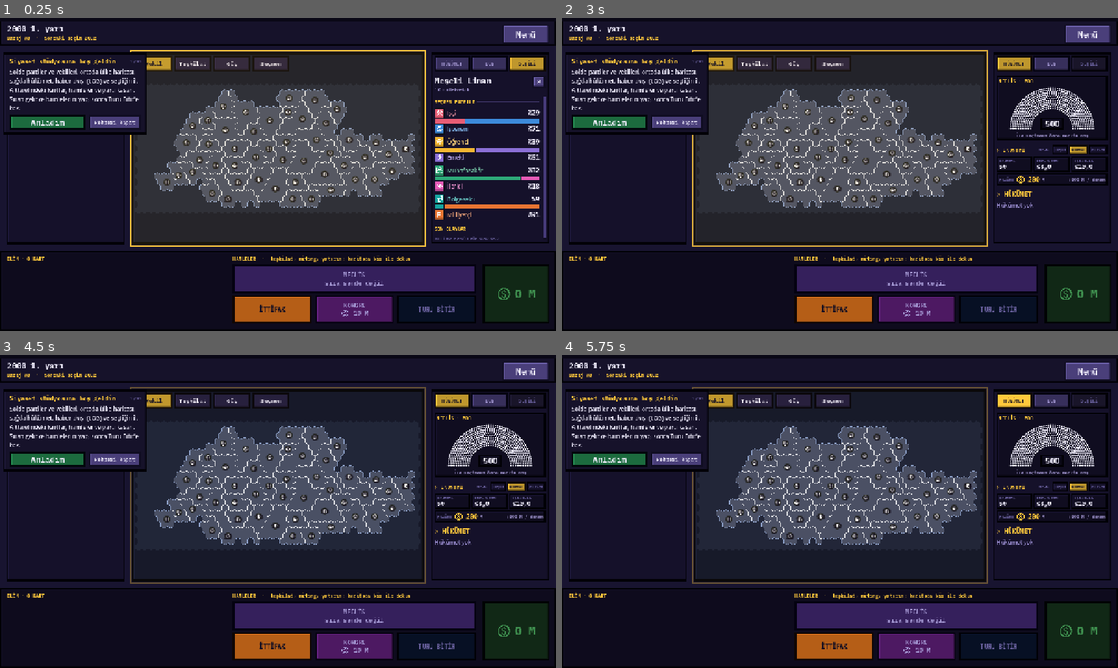
Above: before the commit, frames 1-4 (two rows, left to right).
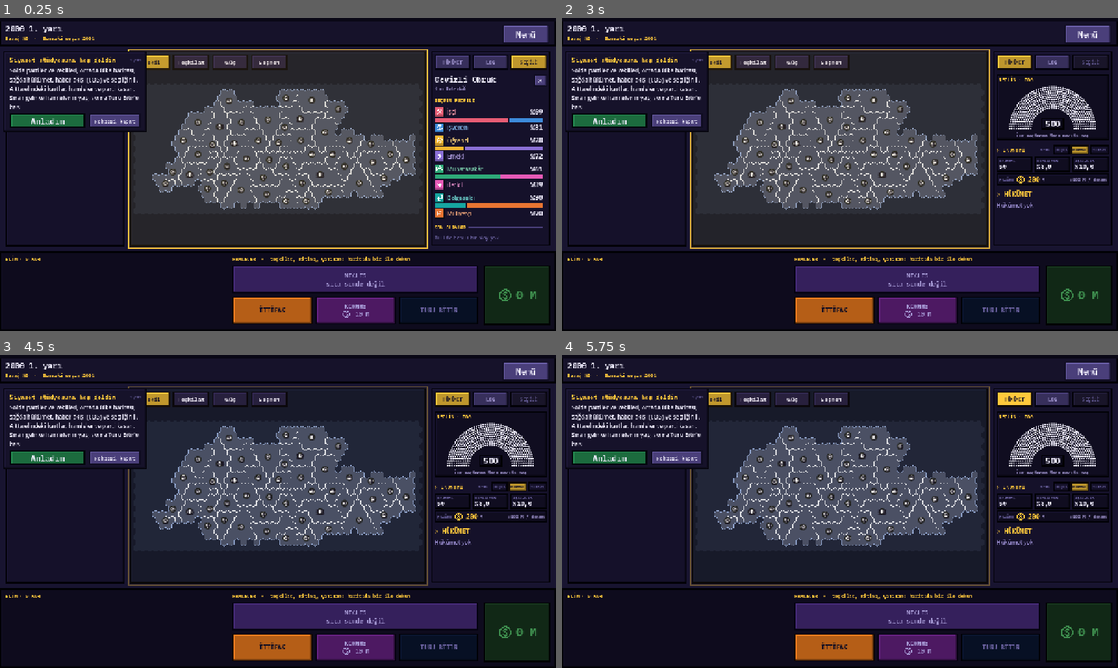
Above: after the commit, the same moments.

Repository: TriQue06/siyaset_oyunu_test_experimental
Game: Godot game, scene res://scenes/GameScreen.tscn
The game is run twice, just before and just after one commit, with the same random seed, the same clock (stepped at 60 frames per second) and the same inputs. This scene is started directly instead of the project's main scene. Sound files missing from this copy of the repository are replaced by a short silence.
Inputs:
- Up to frame 1 (0.25 s): no input
- Up to frame 2 (3 s): click "Menü" at 0.5 s; click "NORMAL" at 1.25 s; click "NORMAL" at 2 s; click "DEVAM ET · ESC" at 2.75 s
- Up to frame 3 (4.5 s): click "VEKİL" at 3.5 s; click "PUAN" at 4.25 s
- Up to frame 4 (5.75 s): click "HÜKÜMET" at 5 s

The runs differ from the first frame. In frame 1, 16% of the frame differs, in the area x 0-100%, y 2-99%; in frame 2, 15%; in frame 3, 15%; in frame 4, 15%.

Commit message:
Sürüm 0.0.251: daha dar boşluklar, ~2 il az, ulusal liste varsayılan 0, özet daireleri biraz küçük
Co-Authored-By: Claude Opus 5.5 <noreply@anthropic.com>

Diff:
--- a/siyaset-oyunu/project.godot
+++ b/siyaset-oyunu/project.godot
@@ -11,7 +11,7 @@
 [application]
 
 config/name="Siyaset Oyunu"
-config/version="0.0.250"
+config/version="0.0.251"
 run/main_scene="res://scenes/Lobby.tscn"
 config/quit_on_go_back=false
 config/features=PackedStringArray("4.7", "Forward Plus")
--- a/siyaset-oyunu/scripts/game_screen.gd
+++ b/siyaset-oyunu/scripts/game_screen.gd
@@ -33,6 +33,9 @@
 ## paneller arası, paneller ile masa arası, masanın alt kenarı). Ekranda da
 ## eşit kalırlar: bkz. _r (boşluklar tek ölçekle, paneller kalan yeri doldurur).
 const GAP := 16.0
+## Boşluğun ekrandaki boyu (tasarım birimi): 0.0.251'de 16'dan 12'ye; kazanılan
+## yeri paneller (en çok harita) alır.
+const GAP_SCREEN := 12.0
 const R_BOARD := Rect2(16, 80, 272, 440)
 const R_MAP := Rect2(304, 80, 672, 440)
 const R_SIDE := Rect2(992, 80, 272, 440)
@@ -581,7 +584,7 @@
 func _r(rect: Rect2) -> Rect2:
 	var view := get_viewport_rect().size
 	var k := view / DESIGN
-	var gap := GAP * minf(k.x, k.y)
+	var gap := GAP_SCREEN * minf(k.x, k.y)
 	var xs: Array = _X_DESK if rect.position.y >= 536.0 - 0.5 else _X_MAIN
 	var x0 := _remap(rect.position.x, xs, view.x, gap)
 	var y0 := _remap(rect.position.y, _Y_ROWS, view.y, gap)
--- a/siyaset-oyunu/scripts/hex_grid_generator.gd
+++ b/siyaset-oyunu/scripts/hex_grid_generator.gd
@@ -208,7 +208,8 @@
 	for i in land.size():
 		if land[i]:
 			land_cells.append(i)
-	var target := maxi(8, int(round((land_cells.size() / HEXES_PER_REGION - 4.0) * province_scale)))
+	# 0.0.251: ortalamada ~2 il daha az (-4 → -6).
+	var target := maxi(8, int(round((land_cells.size() / HEXES_PER_REGION - 6.0) * province_scale)))
 	# Birbirinden uzak tohumlar: önce geniş aralık, yetmezse daralt.
 	var seeds: Array = []
 	var shuffled := land_cells.duplicate()
--- a/siyaset-oyunu/scripts/multiplayer_manager.gd
+++ b/siyaset-oyunu/scripts/multiplayer_manager.gd
@@ -84,7 +84,7 @@
 ## map_mode: "random" | "turkiye_altigen" (bkz. GameMap). Türkiye
 ## haritalarında il milletvekilleri sabittir (gerçek dağılım); ulusal liste ek.
 ## action_limit (0.0.232): bir oyuncunun sırasında en fazla kaç miting ve (ayrıca) kaç yatırım.
-const WORLD_DEFAULTS := {"alliances": true, "map_mode": "random", "province_scale": 1.0, "province_seats": 300, "national_seats": 200, "turn_seconds": 75, "action_limit": 5}
+const WORLD_DEFAULTS := {"alliances": true, "map_mode": "random", "province_scale": 1.0, "province_seats": 300, "national_seats": 0, "turn_seconds": 75, "action_limit": 5}
 const WORLD_OPTIONS := {"alliances": [true, false], "map_mode": ["random", "turkiye_altigen"], "province_scale": [0.75, …(215 unchanged characters)…
 var world_settings: Dictionary = WORLD_DEFAULTS.duplicate()
 var vote_timeout: int = 30
--- a/siyaset-oyunu/scripts/seat_markers.gd
+++ b/siyaset-oyunu/scripts/seat_markers.gd
@@ -37,7 +37,7 @@
 var _hover_id: String = ""
 
 ## Normal görünümdeki parti dairesinin tek vekil noktasına oranı.
-const SUMMARY_SCALE := 1.95  # 0.0.248: %30 büyük (1,5 → 1,95)
+const SUMMARY_SCALE := 1.725  # 0.0.251: 1,5 ile 1,95 arası
 ## Hover'da açılma geçişi (saniye).
 const FADE_TIME := 0.15
 ## Açılan ilin geçiş oranı (0 = özet, 1 = ayrı noktalar).
--- a/siyaset-oyunu/tools/smoke_test_turn_flow.gd
+++ b/siyaset-oyunu/tools/smoke_test_turn_flow.gd
@@ -108,6 +108,8 @@
 	cm.funds[1] = 200.0
 	cm._apply_organization(1, province)
 	check("il panelinden teskilat kurulur", cm.organization_level(province, 1) == 1)
+	# Çekilen kart "esnek hareket" çıkarsa sınır iki katına çıkar: sınır testi için kapat.
+	cm._flow_for(1)["flex"] = false
 	var before_miting: float = cm.funds_of(1)
 	cm._apply_miting_move(1, province, 0.0, [], 0)
 	check("kucuk miting 10 milyon", is_equal_approx(before_miting - cm.funds_of(1), 10.0) and cm.miting_count(1) == 1)
Not shown, changed: siyaset-oyunu/export_presets.cfg
